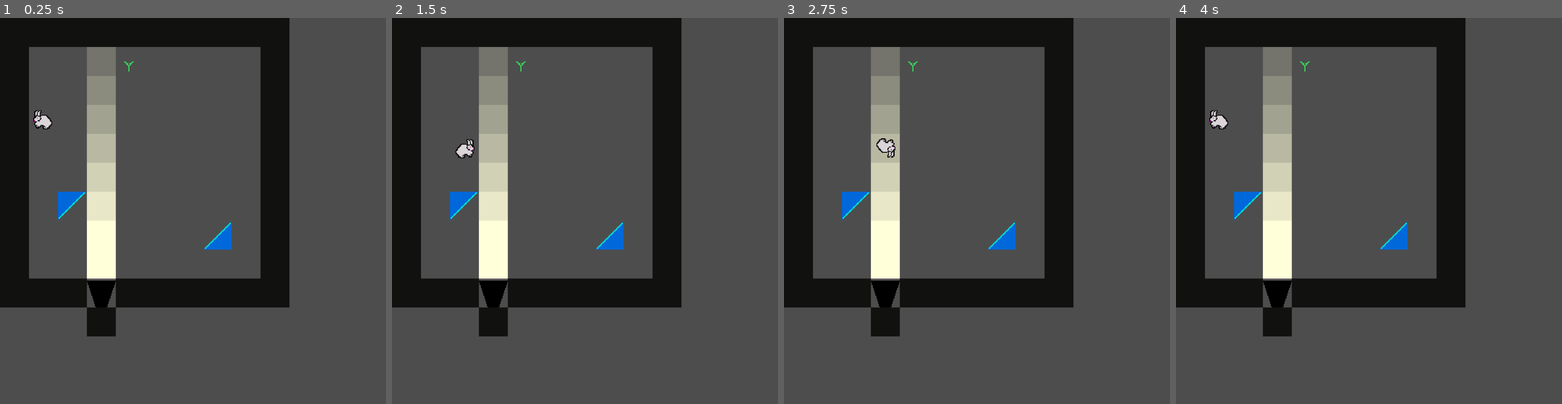
Above: before the commit, frames 1-4 (left to right).
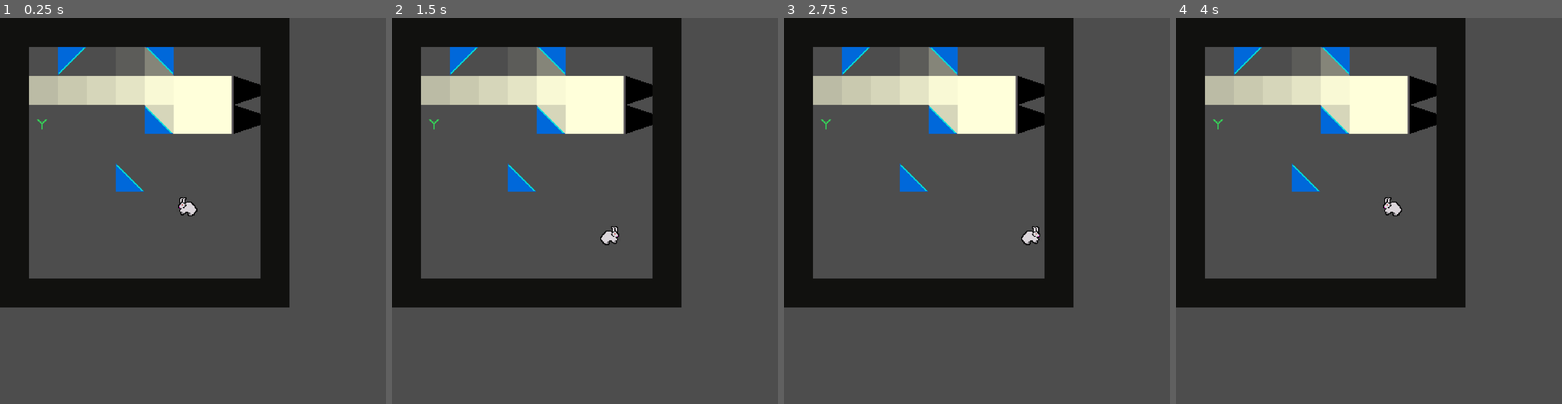
Above: after the commit, the same moments.

Repository: VideoJams/RabbitJam
Game: Godot game, scene res://scenes/main.tscn
Two runs of this game, one before a commit and one after it. Both use one fixed random seed, a clock stepped at 60 frames per second and the inputs below.
Inputs:
- Up to frame 1 (0.25 s): no input
- Up to frame 2 (1.5 s): tap Enter at 0.5 s; hold Right (ui_right) 0.53-1.28 s; tap Space at 1.25 s; hold Down (ui_down) from 1.28 s (still down)
- Up to frame 3 (2.75 s): tap Enter at 2 s; release Down (ui_down) at 2.03 s; hold Right (ui_right) from 2.03 s (still down)
- Up to frame 4 (4 s): tap Space at 2.75 s; release Right (ui_right) at 2.78 s; hold Up (ui_up) 2.78-3.53 s; tap Enter at 3.5 s; hold Left (ui_left) from 3.53 s (still down)

The runs differ from the first frame. In frame 1, 13% of the frame differs, in the area x 7-68%, y 7-83%; in frame 2, 13%; in frame 3, 13%; in frame 4, 13%.

Commit message:
Multiple heavy light sources will work

Diff:
--- a/scenes/light.tscn
+++ b/scenes/light.tscn
@@ -6,11 +6,11 @@
 [sub_resource type="RectangleShape2D" id="RectangleShape2D_njlvs"]
 size = Vector2(31, 31)
 
-[node name="light" type="Area2D" groups=["light"]]
+[node name="light" type="Area2D" unique_id=552191706 groups=["light"]]
 script = ExtResource("1_2e2gu")
 
-[node name="CollisionShape2D" type="CollisionShape2D" parent="."]
+[node name="CollisionShape2D" type="CollisionShape2D" parent="." unique_id=1391162834]
 shape = SubResource("RectangleShape2D_njlvs")
 
-[node name="Sprite2D" type="Sprite2D" parent="."]
+[node name="Sprite2D" type="Sprite2D" parent="." unique_id=1828665484]
 texture = ExtResource("2_ky1i4")
--- a/scripts/level.gd
+++ b/scripts/level.gd
@@ -1,3 +1,4 @@
+#level.gd
 extends Node2D
 
 @onready var wall_scene = load("res://scenes/wall.tscn")
@@ -8,29 +9,24 @@
 @onready var spotlight_scene = load("res://scenes/spotlight.tscn")
 @onready var light_scene = load("res://scenes/light.tscn")
 
-var light_updating = false
-var light_direction = Vector2.UP
-#var light_reduction = 0.055
-var light_reduction
 var level = 1
 
 var rabbit
 var spotlight
 
 func _ready() -> void:
-	level_one()
+	level_three()
 
 func reset_level():
 	await get_tree().create_timer(1.0).timeout
 	for child in get_children():
 		child.queue_free()
-	level_one()
+	level_three()
 
 func level_one() -> void:
-	set_light_reduction(9)
 	create_walls(10, 10)
 
-	create_spotlight(Vector2(112.0, 304.0), "N")
+	create_spotlight(Vector2(112.0, 304.0), "N", set_light_reduction(9))
 
 	create_mirror(Vector2(80.0, 208.0), "SE")
 	create_mirror(Vector2(240.0, 240.0), "NW")
@@ -46,7 +42,6 @@
 	add_child(rabbit)
 
 func level_two() -> void:
-	set_light_reduction(16)
 	create_walls(9, 14)
 	create_wall(Vector2(48, 48))
 	create_wall(Vector2(48, 80))
@@ -61,7 +56,7 @@
 	create_wall(Vector2(240, 112))
 	create_wall(Vector2(240, 144))
 
-	create_spotlight(Vector2(48, 176), "E")
+	create_spotlight(Vector2(48, 176), "E", set_light_reduction(16))
 
 	create_mirror(Vector2(176.0, 144.0), "SW", "heavy")
 	create_mirror(Vector2(176.0, 272.0), "NW", "heavy")
@@ -80,25 +75,25 @@
 func level_three() -> void:
 	create_walls(10, 10)
 
-	create_spotlight(Vector2(272, 80), "W")
-	create_spotlight(Vector2(272, 112), "W")
+	create_spotlight(Vector2(272, 80), "W", set_light_reduction(14))
+	create_spotlight(Vector2(272, 112), "W", set_light_reduction(6))
 
 	create_mirror(Vector2(80.0, 48.0), "SE")
-	create_mirror(Vector2(176.0, 272.0), "SW")
+	create_mirror(Vector2(176.0, 48.0), "SW")
 	create_mirror(Vector2(144.0, 176.0), "NE")
 	create_mirror(Vector2(176.0, 112.0), "NE")
 
 	var carrot = carrot_scene.instantiate()
-	carrot.global_position = Vector2(80.0, 48.0)
+	carrot.global_position = Vector2(48.0, 112.0)
 	add_child(carrot)
 
 	rabbit = rabbit_scene.instantiate()
-	rabbit.global_position = Vector2(208.0, 368.0)
+	rabbit.global_position = Vector2(208.0, 208.0)
 	rabbit.connect("dead", reset_level)
 	add_child(rabbit)
 
-func set_light_reduction(lights: int) -> void:
-	light_reduction = 0.91 / float(lights - 2)
+func set_light_reduction(lights: int) -> float:
+	return 0.91 / float(lights - 2)
 
 func create_walls(width: int, height: int) -> void:
 	var start_pos = Vector2(16, 16)
@@ -116,7 +111,7 @@
 	wall.global_position = pos
 	add_child(wall)
 
-func create_spotlight(pos: Vector2, facing: String) -> void:
+func create_spotlight(pos: Vector2, facing: String, reduction: float) -> void:
 	var light = Vector2.UP
 	if facing == "E":
 		light = Vector2.RIGHT
@@ -124,19 +119,19 @@
 		light = Vector2.DOWN
 	elif facing == "W":
 		light = Vector2.LEFT
-	light_direction = light
 	for area in get_tree().get_nodes_in_group("wall"):
 		if area.global_position == pos:
 			area.queue_free()
 			create_wall(pos -32*light)
 	spotlight = spotlight_scene.instantiate()
 	spotlight.global_position = pos
+	spotlight.reduction = reduction
 	spotlight.set_facing(facing)
 	spotlight.connect("moved", update_spotlight)
 	add_child(spotlight)
-	create_light(pos+32*(light), facing)
+	create_light(pos+32*(light), facing, reduction)
 
-func create_light(pos: Vector2, facing: String) -> void:
+func create_light(pos: Vector2, facing: String, reduction: float) -> void:
 	var light = light_scene.instantiate()
 	light.global_position = pos
 	var light_dir = Vector2.UP
@@ -146,8 +141,9 @@
 		light_dir = Vector2.DOWN
 	elif facing == "W":
 		light_dir = Vector2.LEFT
+	light.original_direction = light_dir
 	light.direction = light_dir
-	light.reduction = light_reduction
+	light.reduction = reduction
 	add_child(light)
 
 func create_mirror(pos: Vector2, facing: String, weight="light"):
@@ -166,34 +162,36 @@
 	for child in get_children():
 		if child.is_in_group("light"):
 			var loc = child.global_position
+			var reduction = child.reduction
+			var direction = child.original_direction
 			child.queue_free()
 			var new_light = light_scene.instantiate()
-			new_light.reduction = light_reduction
+			new_light.reduction = reduction
 			new_light.global_position = loc
-			new_light.direction = light_direction
+			new_light.original_direction = direction
+			new_light.direction = direction
+			print(direction)
 			new_light.connect("lit", _on_light_finished)
 			add_child(new_light)
 
 func update_spotlight() -> void:
+	print("Hey")
 	rabbit.can_move = false
 	for child in get_children():
+		var reduction
+		var light_dir
 		if child.is_in_group("light"):
+			reduction = child.reduction
+			light_dir = child.original_direction
 			child.queue_free()
-	var new_light = light_scene.instantiate()
-	var light_dir = Vector2.UP
-	if spotlight.facing == "E":
-		light_dir = Vector2.RIGHT
-	elif spotlight.facing == "S":
-		light_dir = Vector2.DOWN
-	elif spotlight.facing == "W":
-		light_dir = Vector2.LEFT
-	new_light.global_position = spotlight.global_position + light_dir*32
-	new_light.direction = light_dir
-	new_light.reduction = light_reduction
-	new_light.connect("lit", _on_light_finished)
-	add_child(new_light)
+			var new_light = light_scene.instantiate()
+			new_light.global_position = spotlight.global_position + light_dir*32
+			new_light.original_direction = light_dir
+			new_light.direction = light_dir
+			new_light.reduction = reduction
+			new_light.connect("lit", _on_light_finished)
+			add_child(new_light)
 
 func _on_light_finished():
-	print("LIT")
 	rabbit.can_move = true
 	rabbit.check_dead()
--- a/scripts/light.gd
+++ b/scripts/light.gd
@@ -1,6 +1,8 @@
+#light.gd
 extends Area2D
 
 signal lit
+var original_direction
 var direction = Vector2.RIGHT
 var parents = 0
 #Level 1 reduction 0.13
@@ -27,16 +29,14 @@
 		#Create a new light instance while light has not faded out
 		var light_instance = light_scene.instantiate()
 		light_instance.reduction = reduction
-		print(light_instance.reduction)
 		light_instance.connect("lit", func(): emit_signal("lit"))
 		light_instance.parents = parents+1
+		light_instance.original_direction = original_direction
 		light_instance.direction = direction
 		light_instance.update_position()
 		add_child(light_instance)
 		for parent in parents:
 			light_instance.reduce_opacity(reduction)
-	print("parents: "+ str(parents))
-	print("opacity: "+ str(sprite.modulate.a))
 
 #func touching_mirror() -> Area2D:
 	#for area in get_overlapping_areas():
--- a/scripts/obstacle.gd
+++ b/scripts/obstacle.gd
@@ -1,3 +1,4 @@
+#obstacle.gd
 extends Area2D
 
 var facing
--- a/scripts/spotlight.gd
+++ b/scripts/spotlight.gd
@@ -1,6 +1,8 @@
+#spotlight.gd
 extends "res://scripts/obstacle.gd"
 
 var light_source
+var reduction
 
 func _ready() -> void:
 	can_move = true
Not shown: 1 places in scenes/light.tscn that only renumber resources
